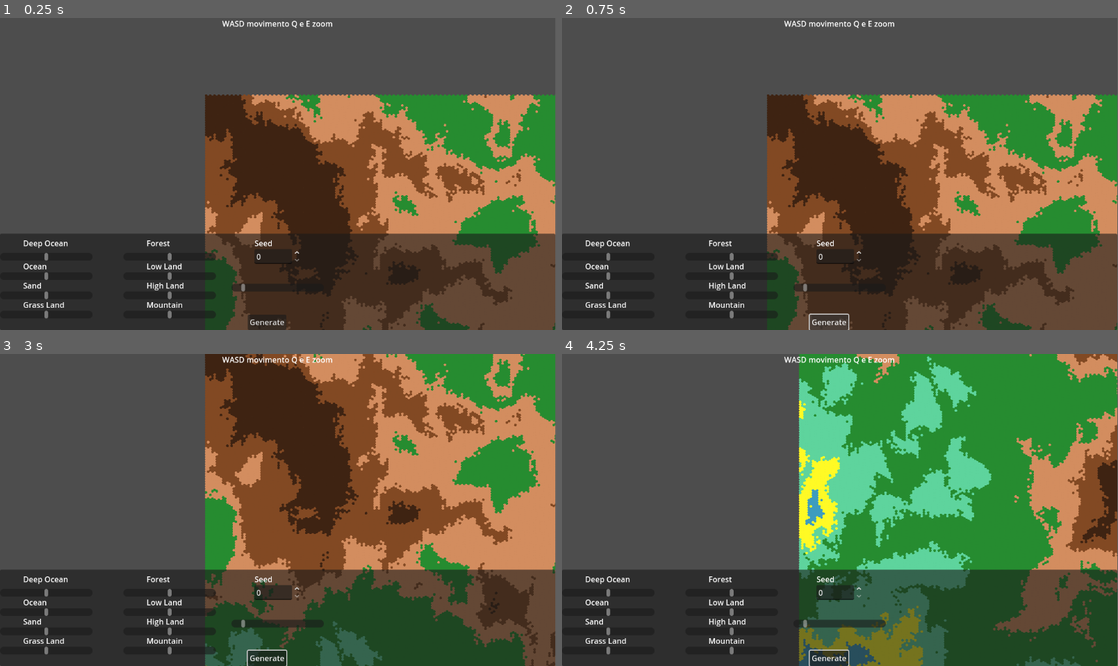
Above: before the commit, frames 1-4 (two rows, left to right).
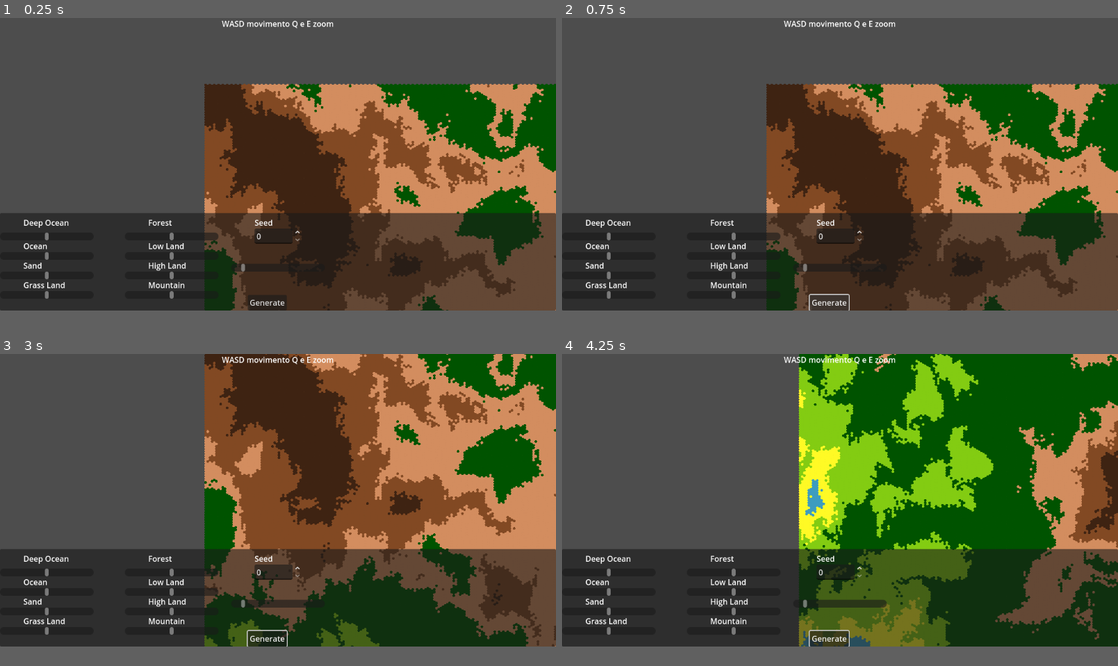
Above: after the commit, the same moments.

Repository: ThiGouvea/InfiniteHexWar
Game: Godot game, scene res://scenes/MapGenerator.tscn
The game is run twice, just before and just after one commit, with the same random seed, the same clock (stepped at 60 frames per second) and the same inputs.
Inputs (mouse positions are in pixels of both pictures, inside the frame that each line leads up to):
- Up to frame 1 (0.25 s): no input
- Up to frame 2 (0.75 s): click "Generate" at 0.5 s
- Up to frame 3 (3 s): click "Generate" at 1.25 s; click "Generate" at 2 s; tap Enter at 2.75 s; move the mouse to (400, 494) at 2.77 s; hold S (camera_down) from 2.78 s (still down)
- Up to frame 4 (4.25 s): move the mouse to (728, 525) at 3.52 s; release S (camera_down) at 3.53 s; tap A (camera_left) at 3.6 s
In our replay, the window is 799x449 before the commit and 800x421 after it. These sizes can differ from the game's own. Grey fills any space a smaller window leaves; there, only what the larger window draws over its background counts as a difference.

The runs differ from the first frame. In frame 1, 28% of the frame differs, in the area x 0-100%, y 0-100%; in frame 2, 28%; in frame 3, 32%; in frame 4, 49%.

Commit message:
criado variações de terreno

Diff:
--- a/project.godot
+++ b/project.godot
@@ -14,6 +14,11 @@
 run/main_scene="uid://65a7yd0dqp3h"
 config/features=PackedStringArray("4.5", "Forward Plus")
 config/icon="res://icon.svg"
+
+[display]
+
+window/size/viewport_width=1140
+window/size/viewport_height=600
 
 [input]
 
Binary file changed: assets/path1.png
